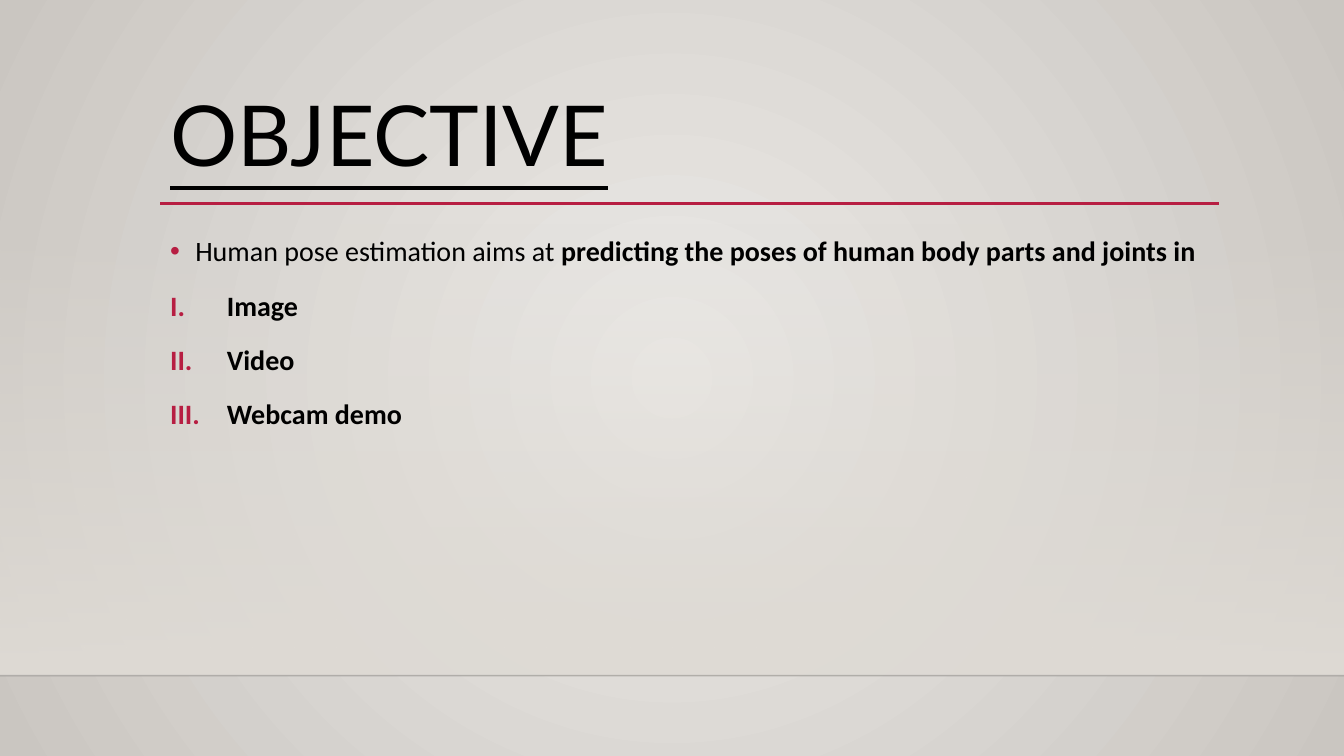
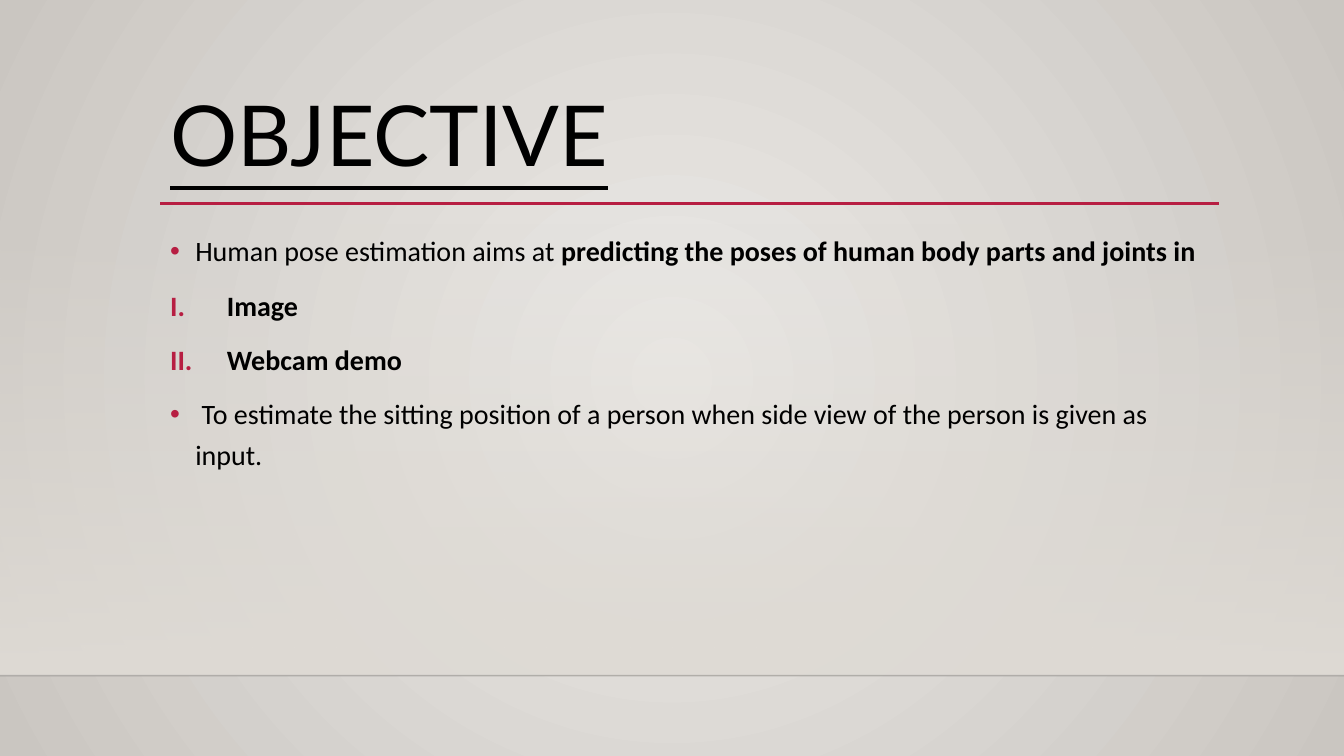
Before and after one commit to AleenaPoulose/main_project, a slide deck: slide 5 of HUMAN POSE ESTIMATION.pptx. Drawn at 1344x756 pixels with LibreOffice and Linux fonts; fonts in the diff are those of the drawing; background and template pictures are left out. Boxes give left, top, right and bottom in pixels: in the first picture for what was removed or moved away, otherwise in the second. Text is boxed around its words. In the diff, an @@ line names an element or a change of style, - is before the commit and + after.

```diff
--- a/HUMAN POSE ESTIMATION.pptx
+++ b/HUMAN POSE ESTIMATION.pptx
@@ text at <box>227,350,295,370</box>: paragraph removed @@
-II. Video
@@ text at <box>195,404,1147,470</box>: paragraph added @@
+• To estimate the sitting position of a person when side view of the person is given as input.
```
Also in this commit, not shown: 3 other slides changed, 4 slides added.
